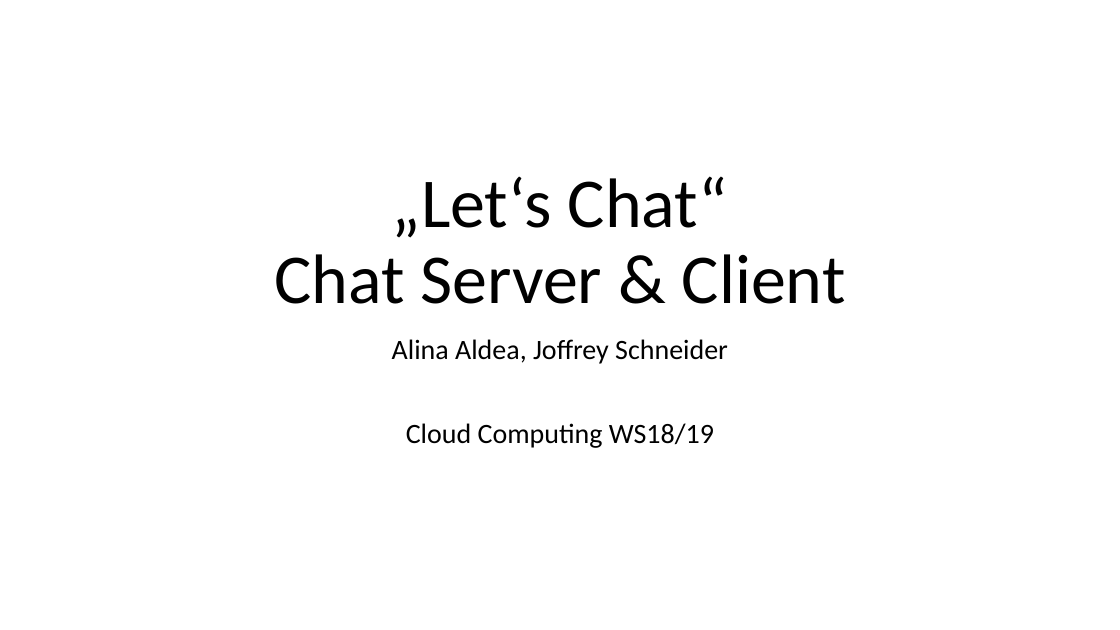
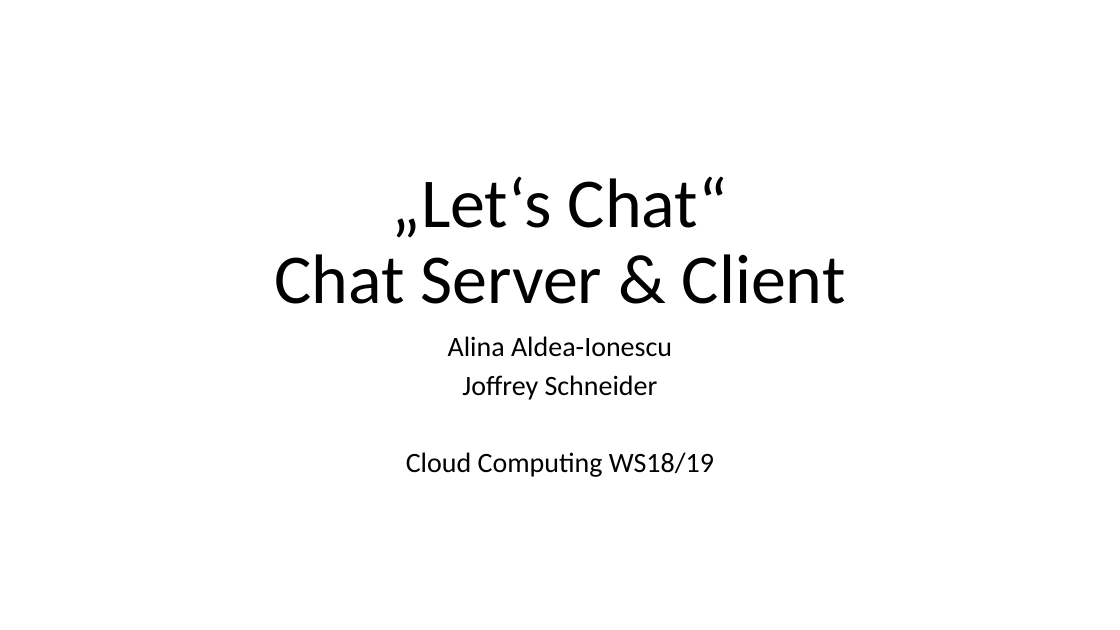
Before and after one commit to tierlord/CloudComputing-ChatServer, a slide deck: slide 1 of Documentation/presentation.pptx. Drawn at 1120x630 pixels with LibreOffice and Linux fonts; fonts in the diff are those of the drawing. Boxes give left, top, right and bottom in pixels: in the first picture for what was removed or moved away, otherwise in the second. Text is boxed around its words. In the diff, an @@ line names an element or a change of style, - is before the commit and + after.

Commit message:
Update Presentation

```diff
--- a/Documentation/presentation.pptx
+++ b/Documentation/presentation.pptx
@@ subtitle at (x1=448, y1=336, x2=672, y2=400): text changed @@
-Alina Aldea, Joffrey Schneider
+Alina Aldea-Ionescu
+Joffrey Schneider
@@ subtitle at (x1=406, y1=452, x2=714, y2=477): line spacing 0.9 to 0.8 @@
```
Also in this commit, not shown: 1 slide added.
